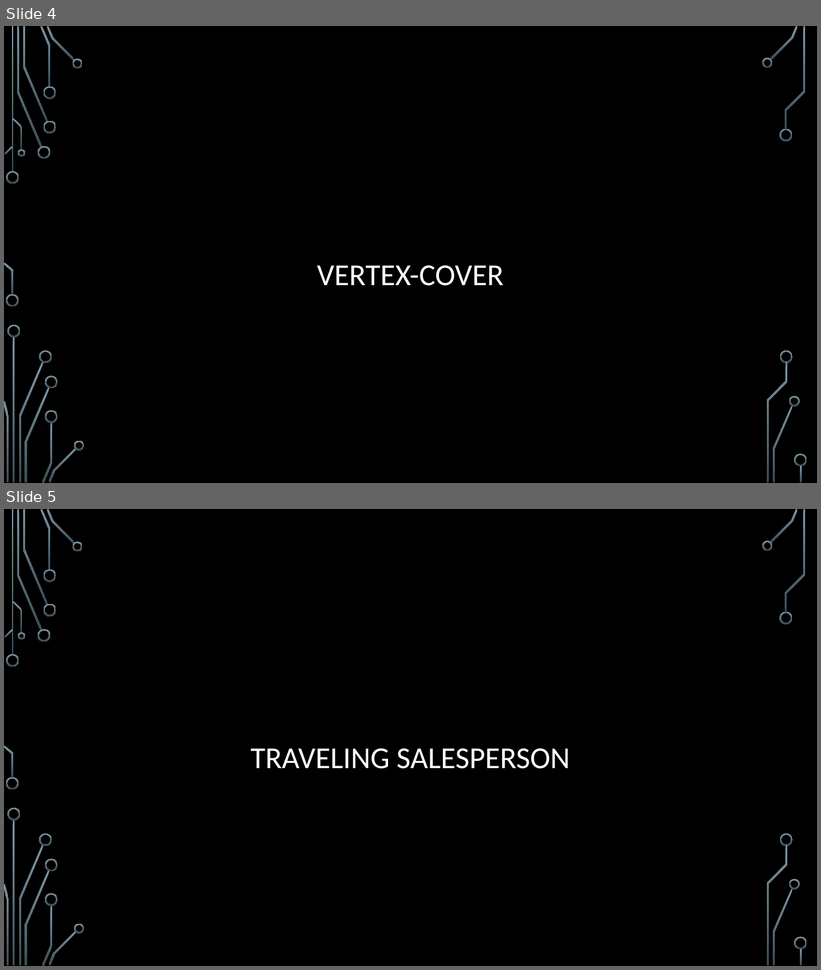
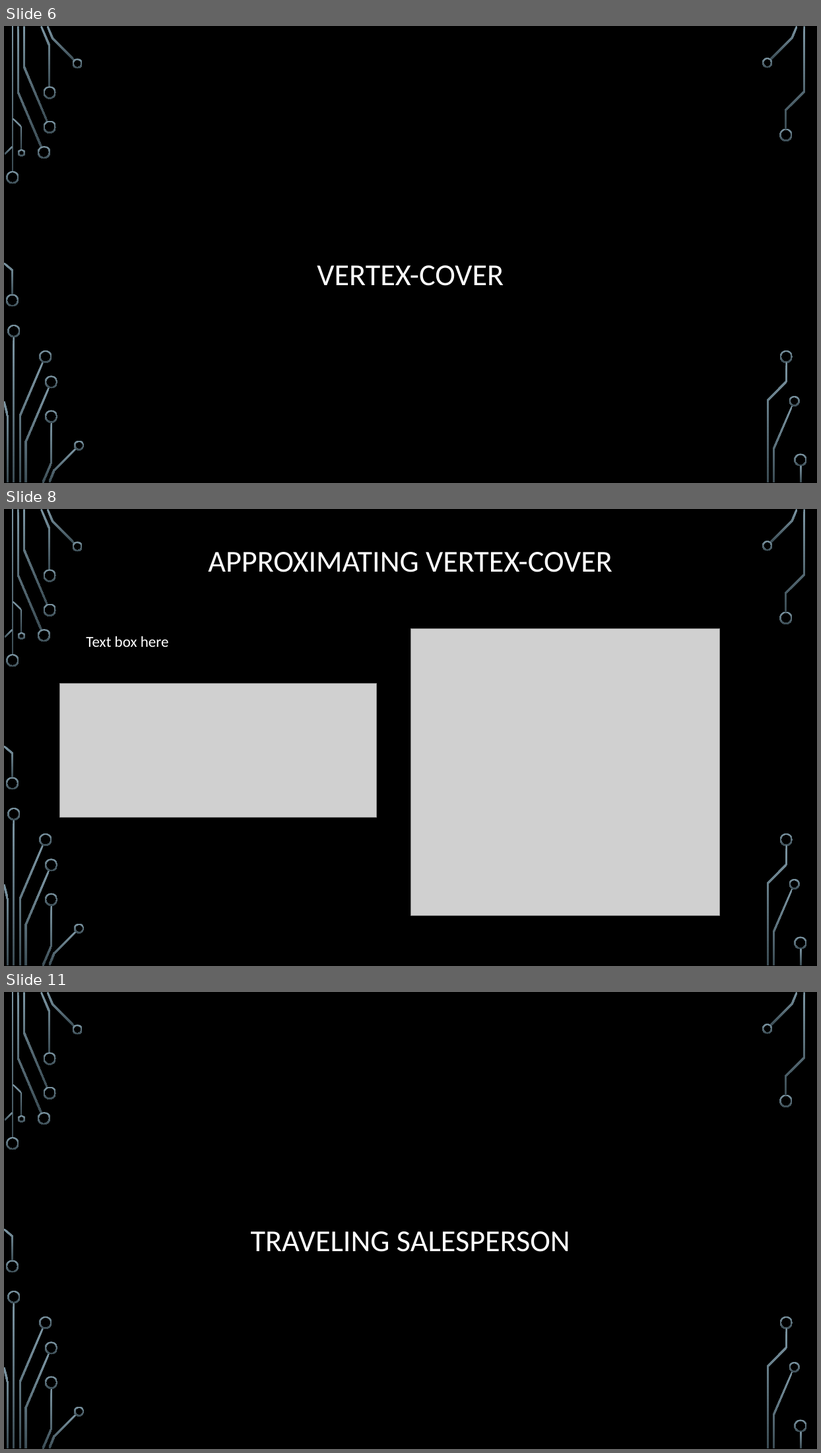
Before and after one commit to janiceeguo/advAlgo, a slide deck: slides/Approx-01-Intro.pptx. Shown one above the other, each under a label of ours: slides 4 and 5 before the commit, slides 6, 8 and 11 after it; the slides between them are not shown. The pictures are 821x970 and 821x1453 pixels, drawn with LibreOffice and Linux fonts; fonts in the diff are those of the drawing; grey boxes stand for pictures; background and template pictures are left out. Boxes give left, top, right and bottom in pixels: in the first picture for what was removed or moved away, otherwise in the second. Text is boxed around its words. In the diff, an @@ line names an element or a change of style, - is before the commit and + after.

```diff
--- a/slides/Approx-01-Intro.pptx
+++ b/slides/Approx-01-Intro.pptx
@@ slide 8 added at box(4, 509, 817, 966), background picture (left out); not listed: 36 template elements that a slide beside it also shows @@
@@ title added at box(208, 552, 613, 572), 36 pt, text #FFFFFF @@
+APPROXIMATING VERTEX-COVER
@@ text added at box(86, 636, 169, 647), 18 pt, text #FFFFFF @@
+Text box here
@@ picture added at box(411, 629, 719, 916) @@
@@ picture added at box(60, 683, 377, 817) @@
@@ what was slide 4 is now slide 6 @@
@@ what was slide 5 is now slide 11 @@
```
Also in this commit, not shown: 1 slide changed, 14 other slides added, 3 other files.
